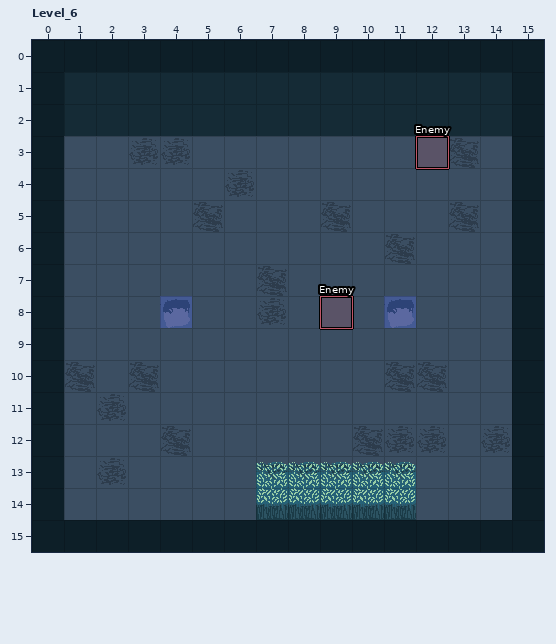
Level history. LDtk project: assets/maps/ld-48.ldtk. The picture above is the old version.
Cells are 32x32 px. Shown: Level_6 x 0..15, y 0..15.
The same view after the edit:
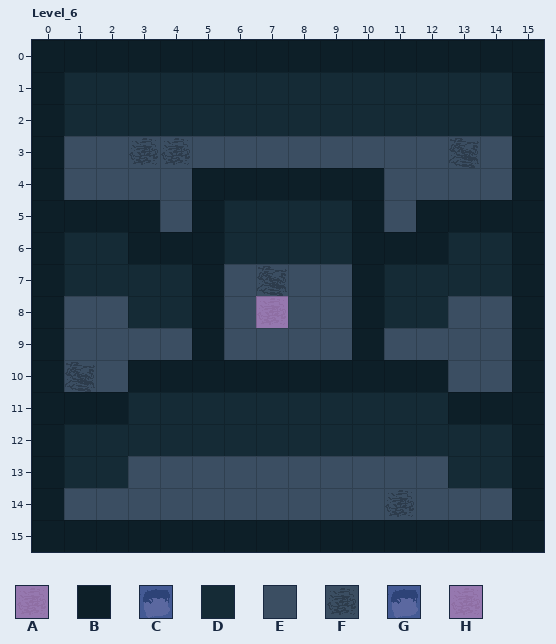
Key: from "FloorAuto": A 1 "Floor", B 3 "Wall", C 8 "Hole", D 9 "backkwall"; from "Grass": E 1 "Grass", F 2 "LowerGrass"; from "Regions": G 3 "FALL", H 7 "LOTUS".
_ is an empty cell, . an unchanged one.
Objects are placed by their top-left corner, in cells (3,4 is the top-left corner of cell 3,4); size is 1x1 cell unless given.
See-through tiles are keyed as they look on the map.
Message: Add lotus collectible to the game as completion option update the game level system
The exact change:
--- layer "FloorAuto"
@@ x 1..14 @@
- 4 ....AAAAAA....
- 5 AAA.AAAAAA.AAA
- 6 AAAAAAAAAAAAAA
- 7 AAAAA....AAAAA
- 8 ..ACA....ACA..
- 9 ....A....A....
-10 ..AAAAAAAAAA..
-11 AAAAAAAAAAAAAA
-12 AAAAAAAAAAAAAA
-13 AA..........AA
+ 4 ....BBBBBB....
+ 5 BBB.BDDDDB.BBB
+ 6 DDBBBDDDDBBBDD
+ 7 DDDDB....BDDDD
+ 8 ..DDB....BDD..
+ 9 ....B....B....
+10 ..BBBBBBBBBB..
+11 BBDDDDDDDDDDBB
+12 DDDDDDDDDDDDDD
+13 DD..........DD
--- layer "Grass"
@@ x 7..11 @@
-13 E..EE
-14 FFFF.
+13 _..__
+14 ____.
--- layer "Regions"
@@ x 4..11 @@
- 8 G.._...G
+ 8 _..H..._
--- layer "Entities"
-"Enemy" rectangle at 12,3
-"Enemy" rectangle at 9,8
